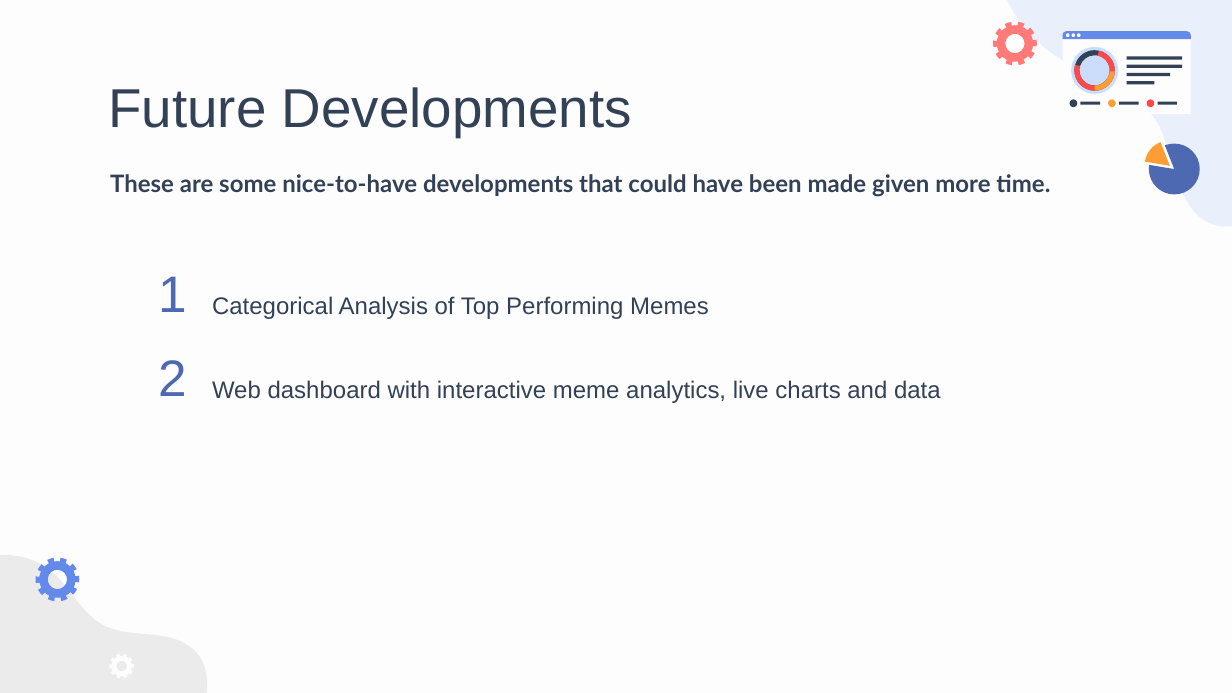
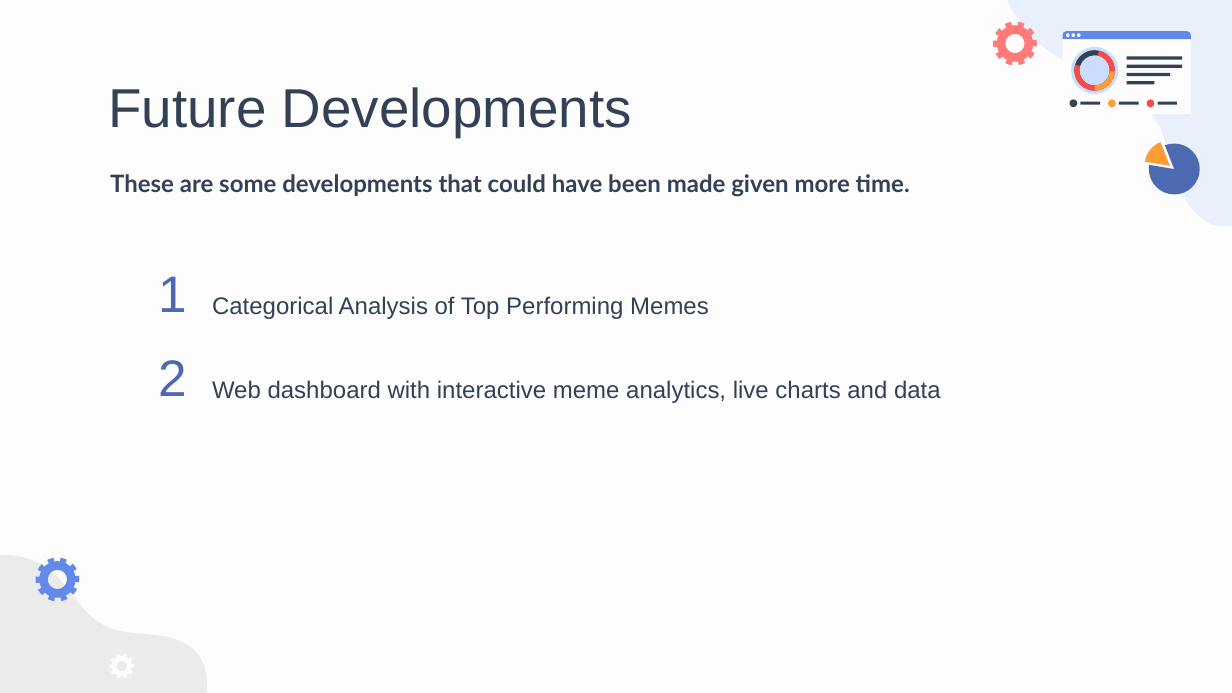
Before and after one commit to shauneang/RedditCrawler, a slide deck: slide 10 of Reddit Memes Slidedeck.pptx. Drawn at 1232x693 pixels with LibreOffice and Linux fonts; fonts in the diff are those of the drawing. Boxes give left, top, right and bottom in pixels: in the first picture for what was removed or moved away, otherwise in the second. Text is boxed around its words. In the diff, an @@ line names an element or a change of style, - is before the commit and + after.

```diff
--- a/Reddit Memes Slidedeck.pptx
+++ b/Reddit Memes Slidedeck.pptx
@@ text at box(110, 174, 910, 197): text changed @@
-These are some nice-to-have developments that could have been made given more time.
+These are some developments that could have been made given more time.
```
Also in this commit, not shown: 2 slides added, 2 slides removed, 8 other files.
